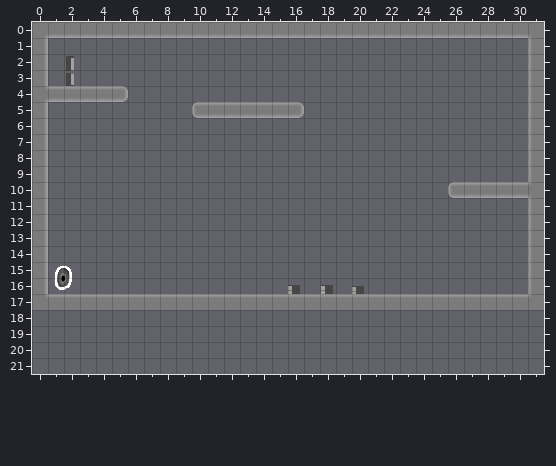
A Tiled map (JSON) gets an edit: fracture/js/Levels/Ariana3.json. The picture above was drawn from the file before the commit.
Cells are 16x16 px. Shown: x 0..31, y 0..21.
The result:
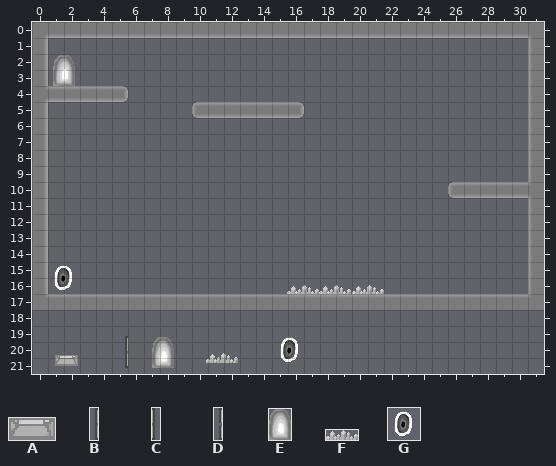
Key: from "button": A 0; from "door": B 0, C 1, D 2; from "enddoor": E 0; from "spike": F 0; from "startdoor": G 0.
Objects are placed by their top-left corner, in cells (3,4 is the top-left corner of cell 3,4); size is 1x1 cell unless given.
From the commit log: Fixed all the levels to work with new tilemap system
Change:
Layer "objects":
added: E "enddoor" at 1.3,2.1 size 1.4x1.9
added: F "spike" at 20,16.4 size 2x0.6
added: F "spike" at 17.9,16.5 size 2x0.6
added: F "spike" at 16,16.5 size 2x0.6
removed: D at 1.3,2.1 size 1.4x1.9
removed: C at 16,16.4 size 2x0.6
removed: C at 18,16.5 size 2x0.6
removed: C at 20,16.5 size 2x0.6
Layer "templates" (added):
added: F "spike" at 10.9,20.7 size 2x0.6
added: G "startdoor" at 15.1,19.5 size 2x2
added: A "button" at 1.4,20.8 size 1.4x0.7
added: E "enddoor" at 7.5,19.7 size 1.4x1.9
added: B "door" at 5.5,19.6 size 0.5x2
